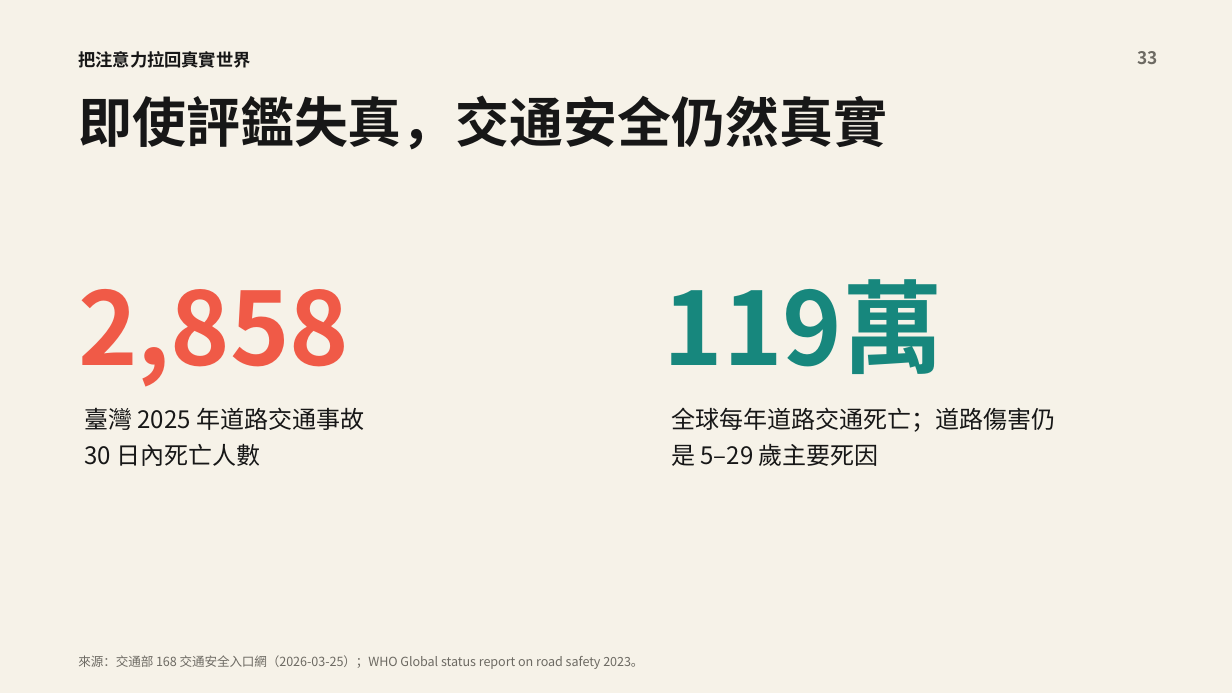
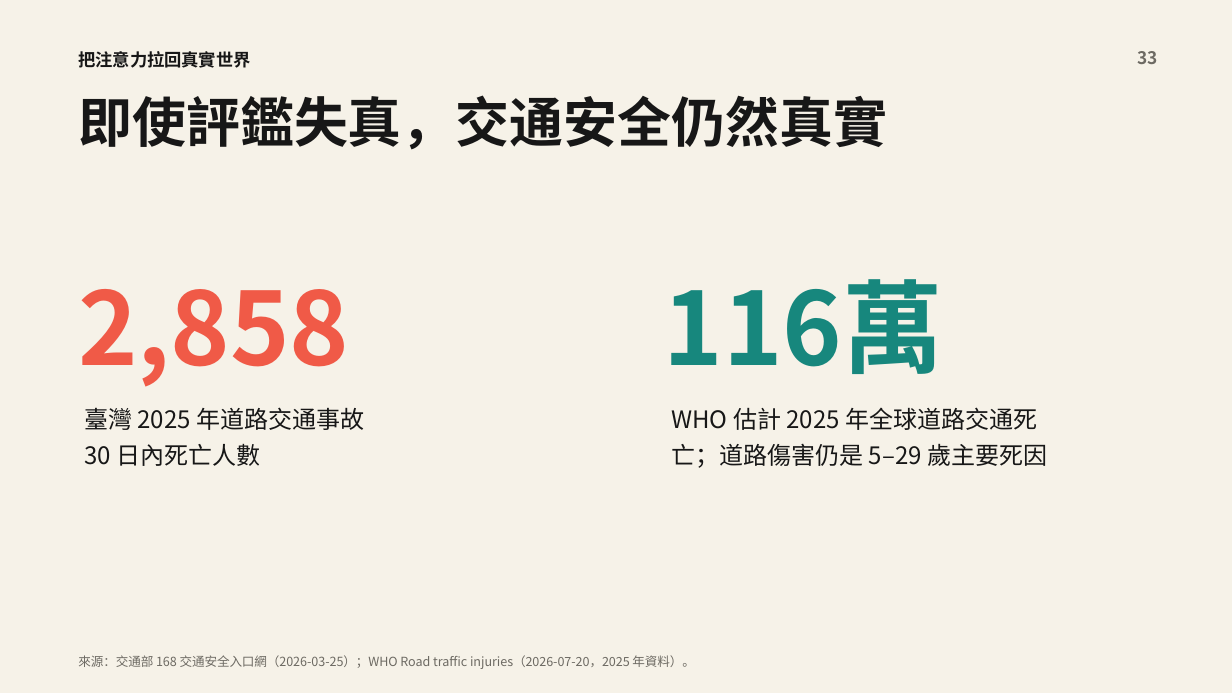
Before and after one commit to siuolhlw-oss/traffic-safety-sharing, a slide deck: slide 33 of outputs/交通安全訪視：從評鑑到人本交通.pptx. Drawn at 1232x693 pixels with LibreOffice and Linux fonts; fonts in the diff are those of the drawing. Boxes give left, top, right and bottom in pixels: in the first picture for what was removed or moved away, otherwise in the second. Text is boxed around its words. In the diff, an @@ line names an element or a change of style, - is before the commit and + after.

Commit message:
content: define the core of traffic safety education

```diff
--- a/outputs/交通安全訪視：從評鑑到人本交通.pptx
+++ b/outputs/交通安全訪視：從評鑑到人本交通.pptx
@@ text at (x1=664, y1=279, x2=944, y2=374): text changed @@
-119萬
+116萬
@@ text at (x1=671, y1=407, x2=1047, y2=468): text changed @@
-全球每年道路交通死亡；道路傷害仍是 5–29 歲主要死因
+WHO 估計 2025 年全球道路交通死亡；道路傷害仍是 5–29 歲主要死因
@@ text at (x1=78, y1=655, x2=694, y2=669): text changed @@
-來源：交通部 168 交通安全入口網（2026-03-25）；WHO Global status report on road safety 2023。
+來源：交通部 168 交通安全入口網（2026-03-25）；WHO Road traffic injuries（2026-07-20，2025 年資料）。
```
Also in this commit, not shown: 11 other slides changed, 1 slide added, 5 other files.
